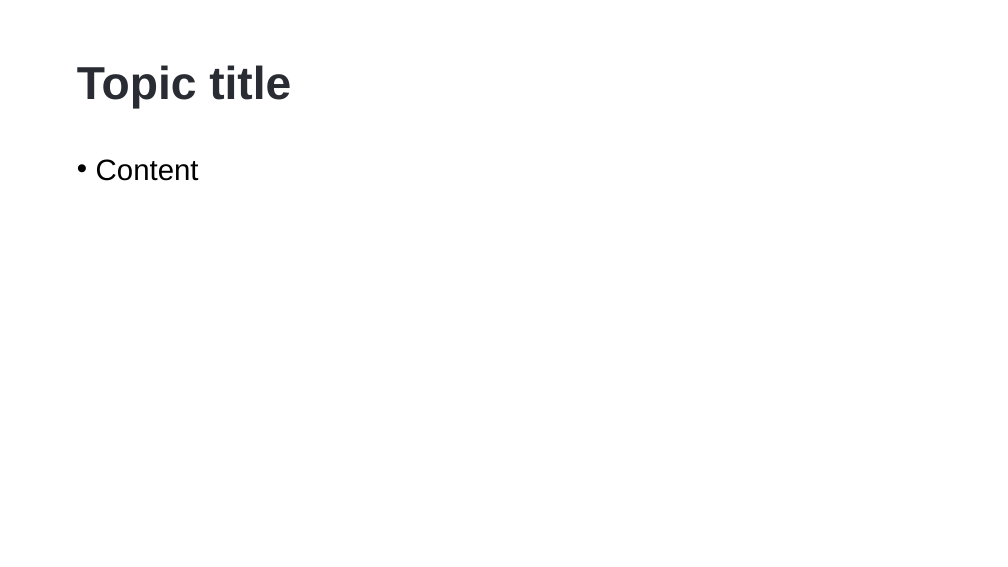
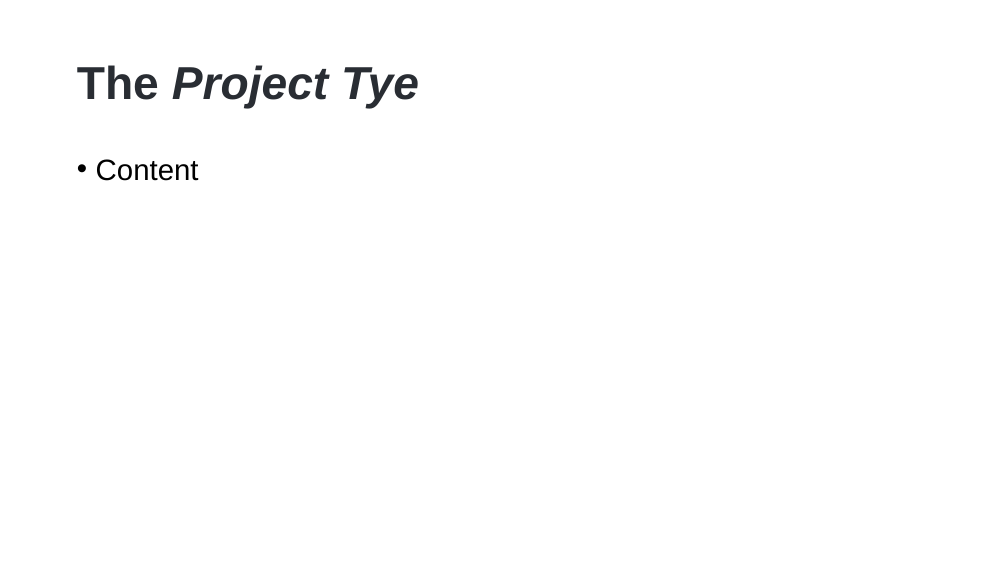
Before and after one commit to hikalkan/presentations, a slide deck: slide 7 of 2023-05-10 ABP Conf 2023 Developing with Kubernetes/Developing with Kubernetes.pptx. Drawn at 1008x567 pixels with LibreOffice and Linux fonts; fonts in the diff are those of the drawing; background and template pictures are left out. Boxes give left, top, right and bottom in pixels: in the first picture for what was removed or moved away, otherwise in the second. Text is boxed around its words. In the diff, an @@ line names an element or a change of style, - is before the commit and + after.

```diff
--- a/2023-05-10 ABP Conf 2023 Developing with Kubernetes/Developing with Kubernetes.pptx
+++ b/2023-05-10 ABP Conf 2023 Developing with Kubernetes/Developing with Kubernetes.pptx
@@ title at (77, 65, 419, 109): text changed; italic on @@
-Topic title
+The Project Tye
```
Also in this commit, not shown: 1 other slide changed.
